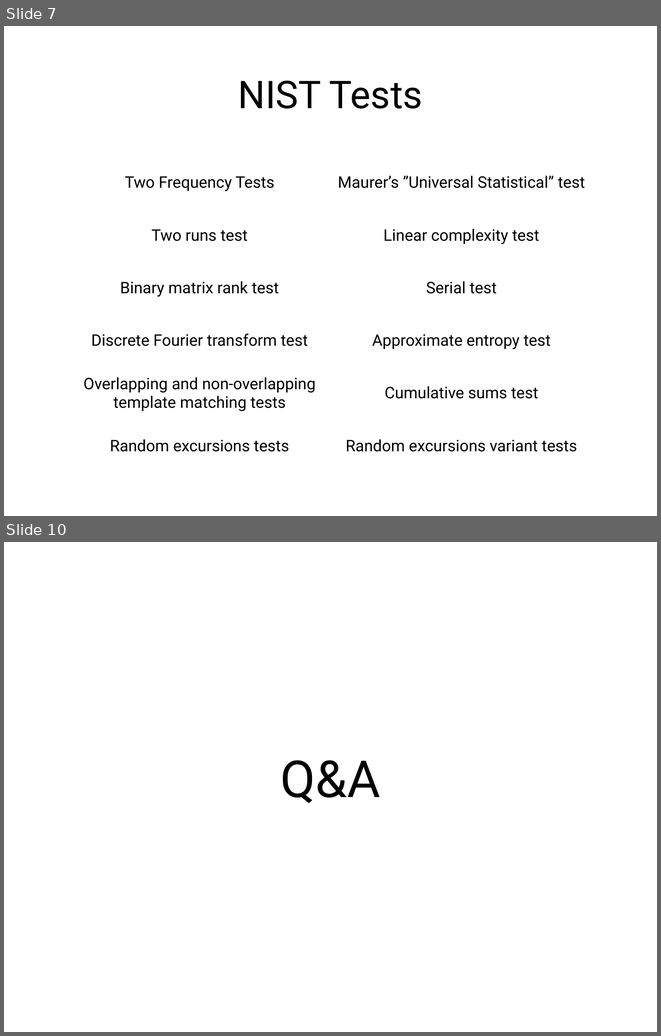
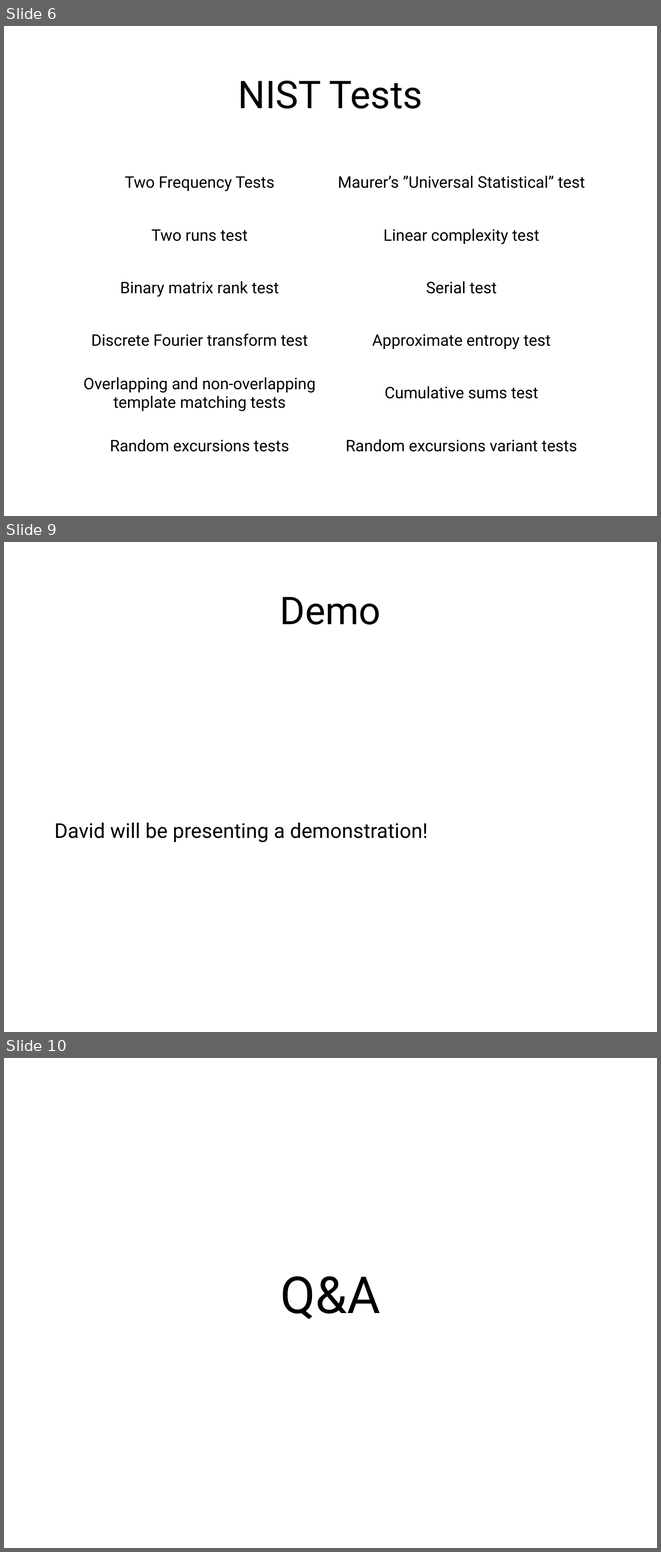
Before and after one commit to drake-smu/MainFrame_7349, a slide deck: reports/presentation.pptx. Shown one above the other, each under a label of ours: slides 7 and 10 before the commit, slides 6, 9 and 10 after it; the slides between them are not shown. The pictures are 661x1036 and 661x1552 pixels, drawn with LibreOffice and Linux fonts; fonts in the diff are those of the drawing. Boxes give left, top, right and bottom in pixels: in the first picture for what was removed or moved away, otherwise in the second. Text is boxed around its words. In the diff, an @@ line names an element or a change of style, - is before the commit and + after.

```diff
--- a/reports/presentation.pptx
+++ b/reports/presentation.pptx
@@ slide 9 added at bbox=[4, 542, 657, 1032], background #FFFFFF @@
@@ title added at bbox=[280, 597, 381, 625], 60 pt, text #000000 @@
+Demo
@@ text added at bbox=[54, 822, 428, 842], 32 pt, text #000000 @@
+David will be presenting a demonstration!
@@ what was slide 7 is now slide 6 @@
```
Also in this commit, not shown: 3 slides changed, 2 other slides added, 3 slides removed.
